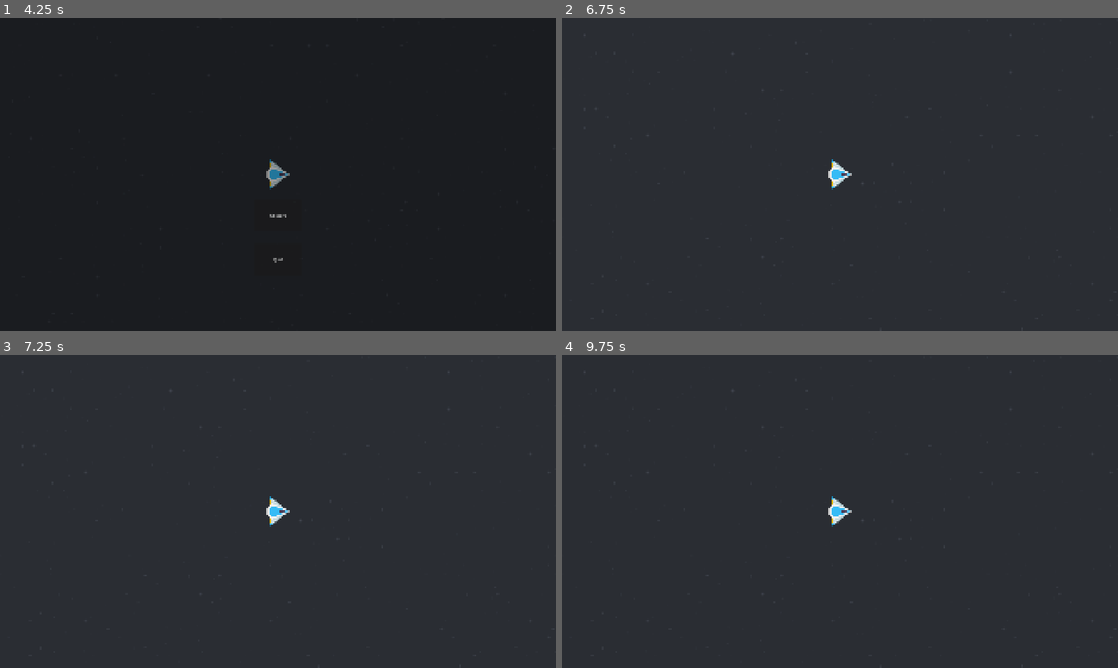
Above: before the commit, frames 1-4 (two rows, left to right).
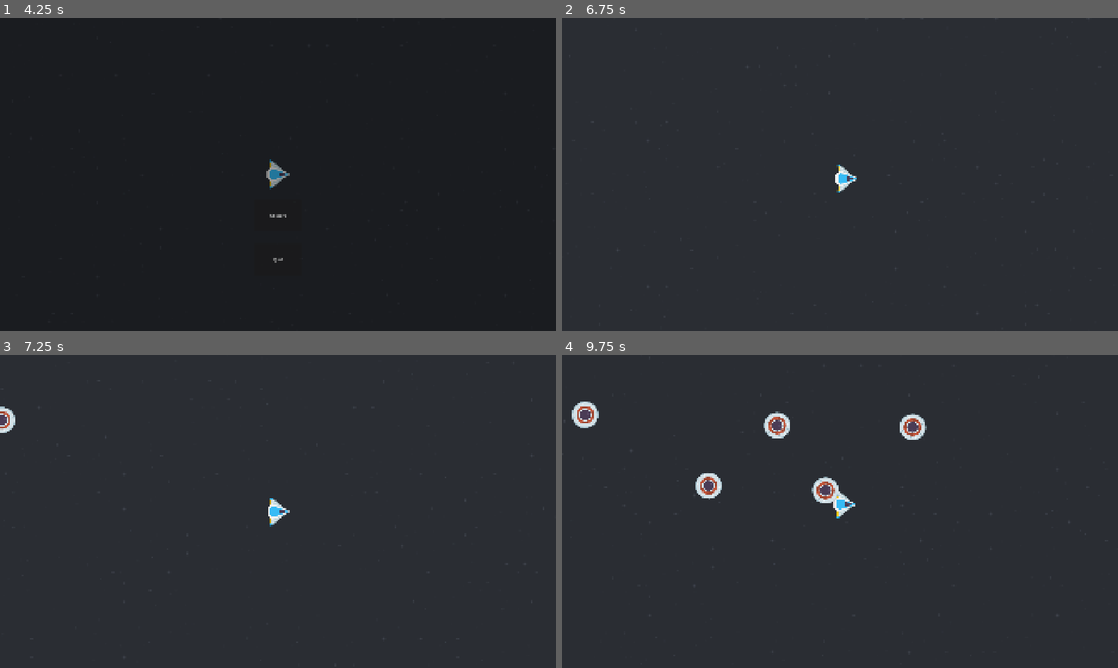
Above: after the commit, the same moments.

Repository: two-sticks-and-a-rock/space-arcade
Game: Godot game, scene res://scenes/main.tscn
Same seed, same stepped clock (60 frames per second), same inputs: the game is played once before the commit and once after it.
Inputs (mouse positions are in pixels of both pictures, inside the frame that each line leads up to):
- Up to frame 1 (4.25 s): tap Enter at 0.5, 2.75 s; move the mouse to (400, 158) at 0.52 s; press the mouse at (400, 158) at 0.53 s; tap Space at 1.25 s; move the mouse to (166, 190) at 1.27 s; release the mouse at (166, 190) at 1.28 s; click (166, 190) at 1.35 s; move the mouse to (333, 105) at 2.02 s; press the mouse at (333, 105) at 2.03 s; move the mouse to (250, 237) at 2.77 s; release the mouse at (250, 237) at 2.78 s; click (250, 237) at 2.85 s; move the mouse to (444, 221) at 3.52 s; press the mouse at (444, 221) at 3.53 s; tap Escape (pause) at 4.15 s
- Up to frame 2 (6.75 s): release the mouse at (1006, 221) at 4.25 s; click "Restart" at 4.25 s; tap Space at 5, 6.5 s; move the mouse to (673, 127) at 5.02 s; click (673, 127) at 5.1 s; tap Enter at 5.75 s; move the mouse to (867, 174) at 5.77 s; press the mouse at (867, 174) at 5.78 s; move the mouse to (756, 96) at 6.52 s; release the mouse at (756, 96) at 6.53 s; click (756, 96) at 6.6 s
- Up to frame 3 (7.25 s): no input
- Up to frame 4 (9.75 s): move the mouse to (962, 495) at 7.27 s; press the mouse at (962, 495) at 7.28 s; move the mouse to (728, 527) at 8.02 s; release the mouse at (728, 527) at 8.03 s; click (728, 527) at 8.1 s; move the mouse to (895, 442) at 8.77 s; press the mouse at (895, 442) at 8.78 s; move the mouse to (812, 574) at 9.52 s; release the mouse at (812, 574) at 9.53 s; click (812, 574) at 9.6 s

Frame 1 is identical in both runs. In frame 2, 0.3% of the frame differs, in the area x 47-53%, y 45-56%; in frame 3, 0.2%; in frame 4, 1.9%, in the area x 1-66%, y 14-55%.

Commit message:
Fix restart to fully reset enemies and player velocity

Diff:
--- a/scenes/MOVER.gd
+++ b/scenes/MOVER.gd
@@ -5,6 +5,10 @@
 
 var velocity
 
+func reset() -> void:
+	direction = Vector2.ZERO
+	speed = 0.0
+
 func get_movement() -> Vector2:
 	return velocity
 
--- a/scenes/enemies/enemy.gd
+++ b/scenes/enemies/enemy.gd
@@ -3,18 +3,14 @@
 @onready var player = get_parent().get_node("%player") as StaticBody2D
 
 var speed = Vector2(randf_range(250.0, 300.0), 0.0)
-# Called when the node enters the scene tree for the first time.
+
 func _ready():
 	var mob_types = Array($AnimatedSprite2D.sprite_frames.get_animation_names())
 	$AnimatedSprite2D.animation = mob_types[0]
 	$AnimatedSprite2D.play()
-
 
 func _physics_process(_delta):
 	look_at(player.position)
 	velocity = speed.rotated(rotation)
 	velocity -= Mover.get_movement()
 	move_and_slide()
-
-func _on_visible_on_screen_notifier_2d_screen_exited():
-	queue_free()
--- a/scenes/main.gd
+++ b/scenes/main.gd
@@ -3,10 +3,13 @@
 @export var enemy_scene : PackedScene
 
 func new_game():
-	# $Player.start($StartPosition.position)
 	$EnemyTimer.start()
 
-# Called when the node enters the scene tree for the first time.
+func free_enemies():
+	for child in get_children():
+		if (child is CharacterBody2D):
+			child.queue_free()
+
 func _ready():
 	new_game()
 
--- a/scenes/menu.gd
+++ b/scenes/menu.gd
@@ -2,14 +2,19 @@
 
 func _ready():
 	pass # Replace with function body.
+@onready var main = get_parent()
 
 func _input(_event: InputEvent) -> void:
-	if Input.is_action_pressed("pause"):
+	if Input.is_action_just_pressed("pause"):
 		visible = !visible
 		get_tree().paused = !get_tree().paused
 
 func _on_quit_pressed():
+	main.free_enemies()
 	get_tree().quit()
 
 func _on_restart_pressed():
+	Mover.reset()
+	main.free_enemies()
+	get_tree().paused = false
 	get_tree().reload_current_scene()
